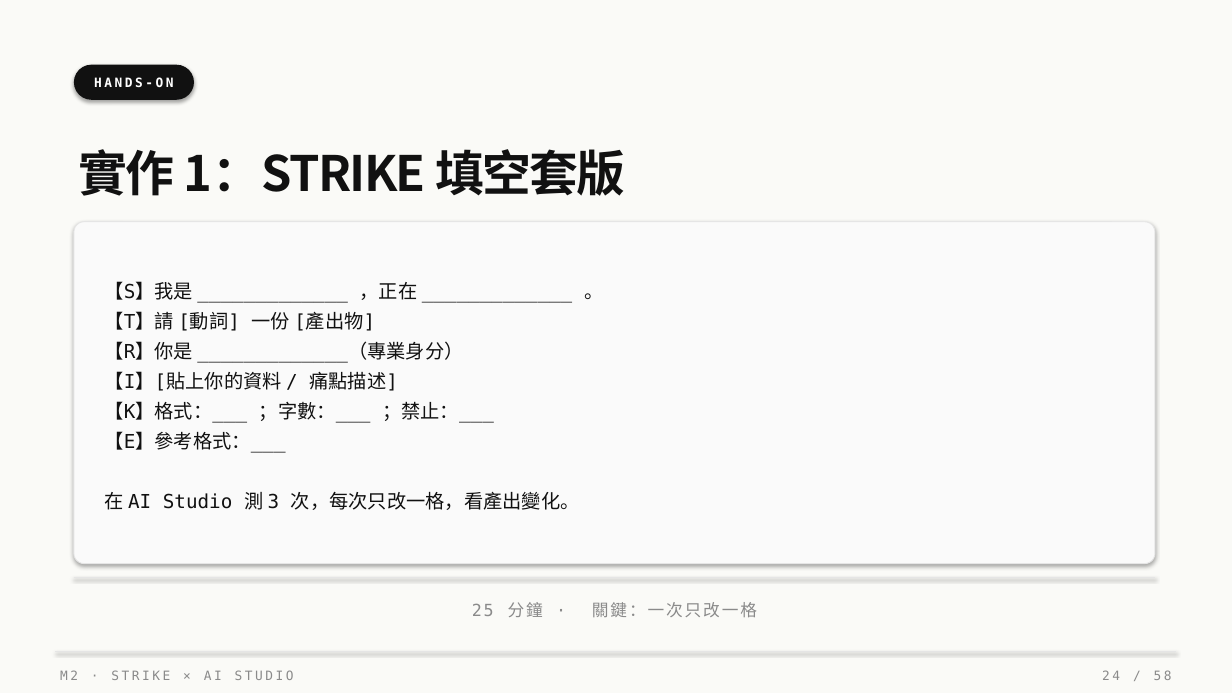
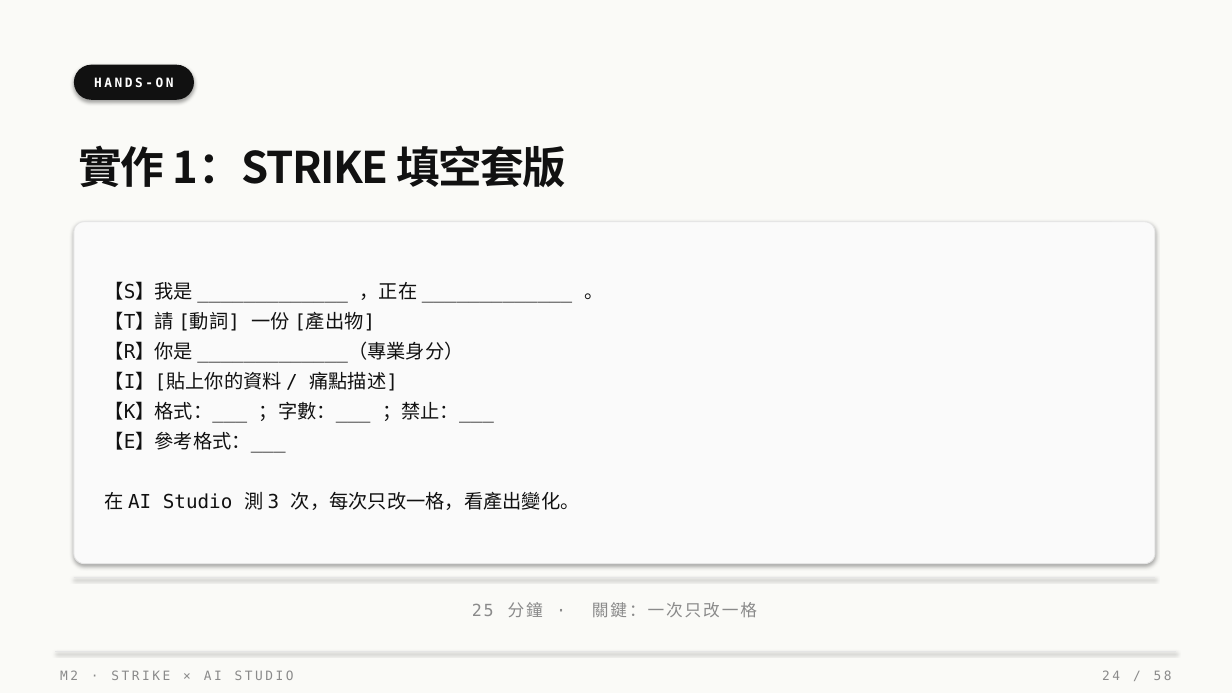
Before and after one commit to Zenobia000/SDD-agent-coding-beginner, a slide deck: slide 24 of class_plan/vibe_coding_workshop.pptx. Drawn at 1232x693 pixels with LibreOffice and Linux fonts; fonts in the diff are those of the drawing. Boxes give left, top, right and bottom in pixels: in the first picture for what was removed or moved away, otherwise in the second. Text is boxed around its words. In the diff, an @@ line names an element or a change of style, - is before the commit and + after.

```diff
--- a/class_plan/vibe_coding_workshop.pptx
+++ b/class_plan/vibe_coding_workshop.pptx
@@ text "實作 1：STRIKE 填空套版" at [79,145,567,187]: size 38 to 34 pt, letter spacing -1.3 to -1.2 pt @@
```
Also in this commit, not shown: 3 other slides changed.
